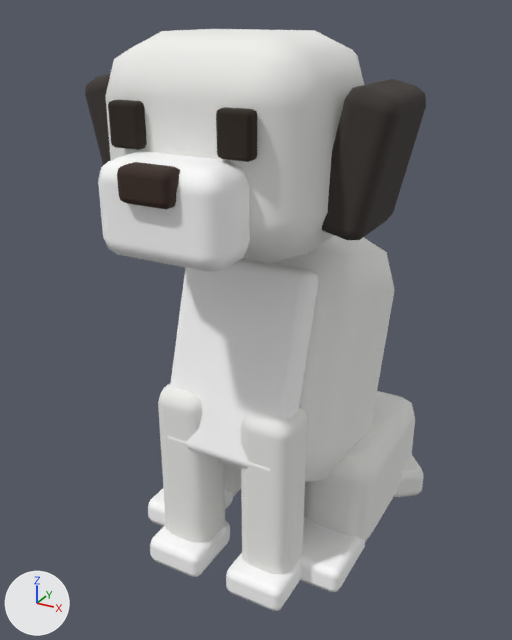
Two versions of the glTF model apps/web/public/models/base-dog-sitting.glb, one commit apart.
The view is the same before and after, from a 50 mm lens placed at (0.111, -0.223, 0.196), pointed at (-0.006, -0.009, 0.089). Every picture has the same lights, and +X, +Y and +Z are marked at lower left. The older version comes first. Where no turn or scale is listed for an object, it has been applied to the vertices.

In view in the first picture: 'PM_EARS_-41_156_26', 'PM_EARS_41_156_26', 'PM_FUR_MAIN_-17_38_38', 'PM_FUR_MAIN_-30_22_-16', 'PM_FUR_MAIN_0_158_30', 'PM_FUR_MAIN_0_74_-4', 'PM_FUR_MAIN_17_38_38', 'PM_FUR_MAIN_30_22_-16', 'PM_FUR_SECONDARY_-17_6_42', 'PM_FUR_SECONDARY_-30_6_22', 'PM_FUR_SECONDARY_0_145_66', 'PM_FUR_SECONDARY_0_84_33', 'PM_FUR_SECONDARY_17_6_42', 'PM_FUR_SECONDARY_30_6_22', 'PM_NOSE_0_154_77', 'PM_TAIL_30_8_-50' and 2 more.
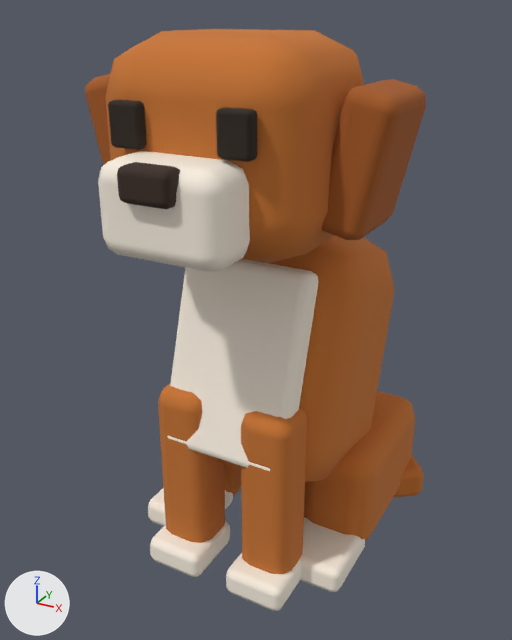
Location of each change, (x1, y1, x2, y2) in pixels of the pictures (512 x 640 px):
```json
{"object": "PM_FUR_MAIN_0_158_30", "change": "recoloured", "before": [105, 29, 364, 263], "after": [105, 29, 364, 263], "on screen": "white to orange"}
{"object": "PM_FUR_SECONDARY_0_84_33", "change": "recoloured", "before": [167, 259, 319, 471], "after": [167, 259, 319, 471], "on screen": "white to pale yellow"}
{"object": "PM_FUR_MAIN_0_74_-4", "change": "recoloured", "before": [218, 236, 395, 482], "after": [218, 236, 395, 482], "on screen": "white to orange"}
{"object": "PM_FUR_SECONDARY_0_145_66", "change": "recoloured", "before": [98, 151, 250, 272], "after": [98, 151, 250, 272], "on screen": "white to pale yellow"}
{"object": "PM_EARS_41_156_26", "change": "recoloured", "before": [322, 79, 426, 240], "after": [322, 79, 426, 240], "on screen": "dark grey to brown"}
{"object": "PM_FUR_MAIN_17_38_38", "change": "recoloured", "before": [241, 406, 307, 574], "after": [241, 406, 307, 574], "on screen": "white to orange"}
{"object": "PM_FUR_MAIN_30_22_-16", "change": "recoloured", "before": [304, 391, 415, 542], "after": [304, 391, 415, 542], "on screen": "white to orange"}
{"object": "PM_FUR_MAIN_-17_38_38", "change": "recoloured", "before": [158, 384, 225, 543], "after": [158, 384, 225, 543], "on screen": "white to orange"}
{"object": "PM_FUR_SECONDARY_30_6_22", "change": "recoloured", "before": [300, 518, 365, 592], "after": [300, 518, 365, 592]}
{"object": "PM_FUR_SECONDARY_17_6_42", "change": "recoloured", "before": [226, 553, 302, 611], "after": [226, 553, 302, 611], "on screen": "white to pale yellow"}
{"object": "PM_FUR_SECONDARY_-17_6_42", "change": "recoloured", "before": [150, 520, 230, 577], "after": [150, 520, 230, 577], "on screen": "white to pale yellow"}
{"object": "PM_EARS_-41_156_26", "change": "recoloured", "before": [85, 73, 111, 165], "after": [85, 73, 111, 165], "on screen": "dark grey to brown"}
{"object": "PM_TAIL_30_8_-50", "change": "recoloured", "before": [394, 456, 423, 497], "after": [394, 456, 423, 497], "on screen": "white to orange"}
{"object": "PM_FUR_SECONDARY_-30_6_22", "change": "recoloured", "before": [148, 488, 233, 526], "after": [148, 488, 233, 526], "on screen": "white to pale yellow"}
{"object": "PM_FUR_MAIN_-30_22_-16", "change": "recoloured", "before": [224, 464, 241, 496], "after": [224, 464, 241, 496], "on screen": "white to orange"}
```

Edits to the scene script, one JSON object a line:
```json
{"op": "set", "path": "mat_pm_fur_main.base_color", "old": "(0.88, 0.88, 0.855)", "new": "(0.578, 0.175, 0.0284)", "note": "white #f1f1ee -> orange #c8742f"}
{"op": "set", "path": "mat_pm_fur_secondary.base_color", "old": "(1.0, 1.0, 1.0)", "new": "(0.965, 0.88, 0.761)", "note": "white #ffffff -> pale yellow #fbf1e2"}
{"op": "set", "path": "mat_pm_ears.base_color", "old": "(0.0437, 0.0356, 0.0319)", "new": "(0.376, 0.102, 0.0144)", "note": "dark grey #3b3532 -> brown #a55a20"}
{"op": "set", "path": "mat_pm_tail.base_color", "old": "(0.88, 0.88, 0.855)", "new": "(0.578, 0.175, 0.0284)", "note": "white #f1f1ee -> orange #c8742f"}
```
